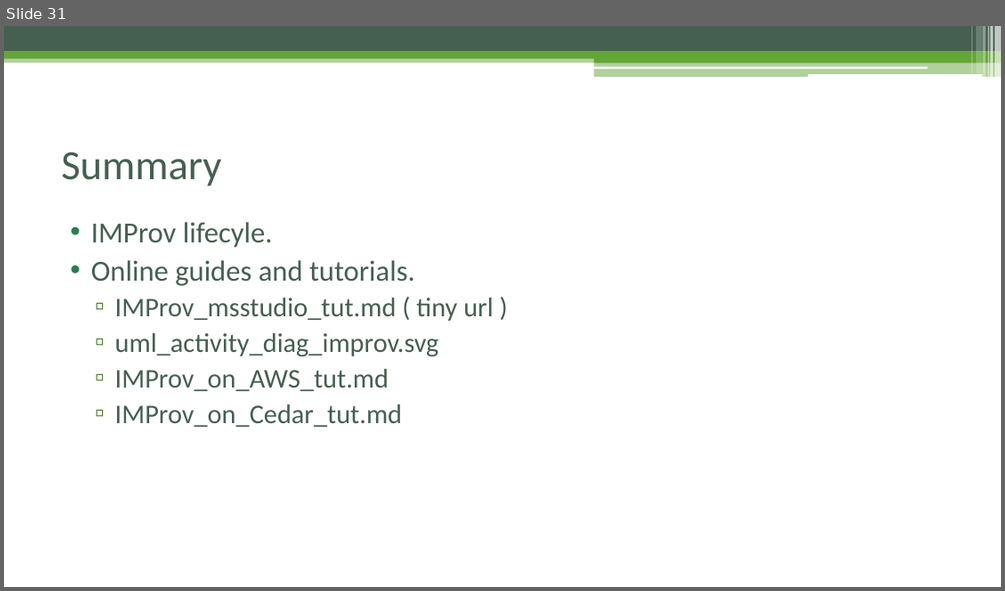
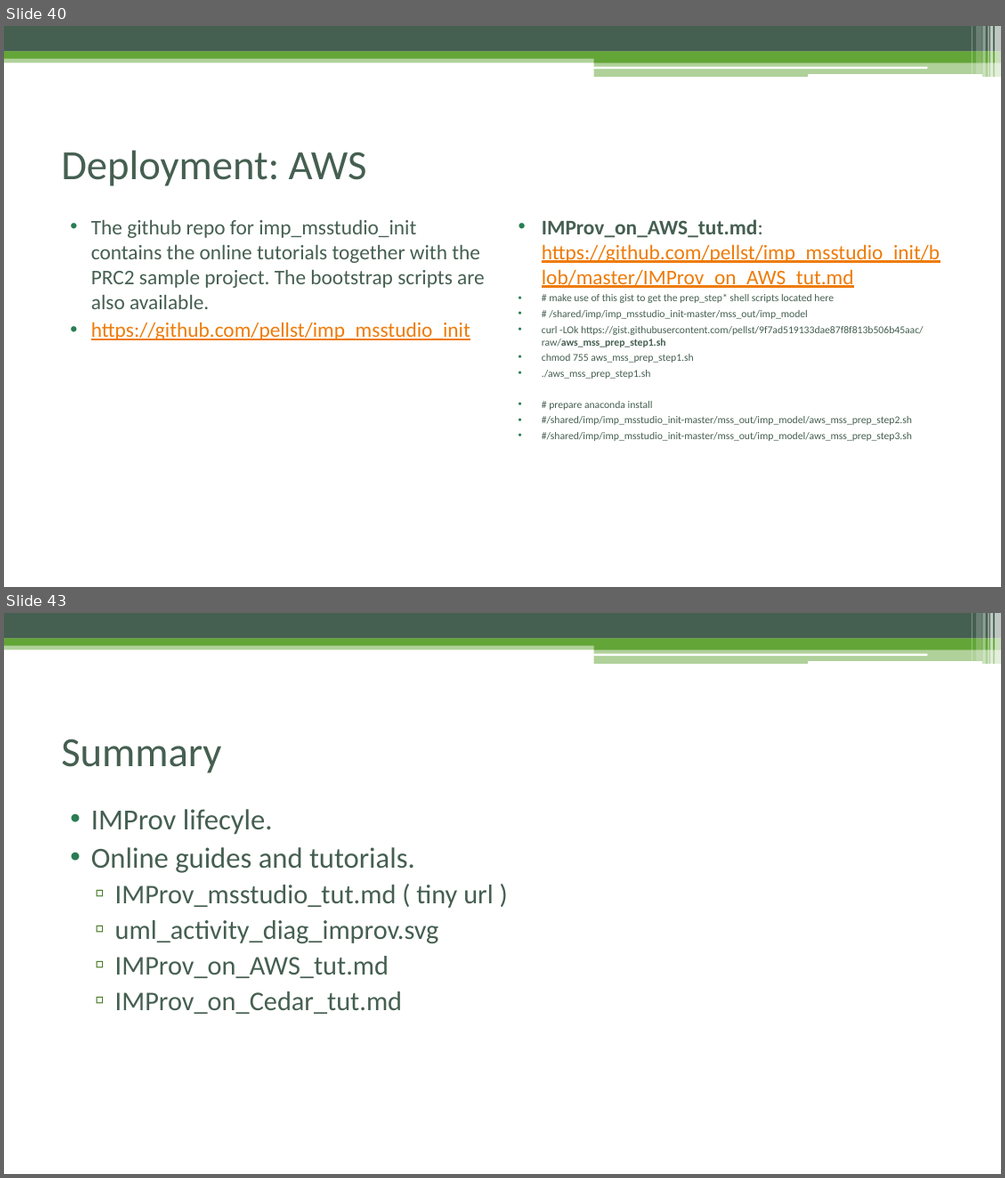
Before and after one commit to pellst/imp_msstudio_init, a slide deck: IMProv_project_prep.pptx. Shown one above the other, each under a label of ours: slide 31 before the commit, slides 40 and 43 after it; the slides between them are not shown. The pictures are 1005x591 and 1005x1178 pixels, drawn with LibreOffice and Linux fonts; fonts in the diff are those of the drawing. Boxes give left, top, right and bottom in pixels: in the first picture for what was removed or moved away, otherwise in the second. Text is boxed around its words. In the diff, an @@ line names an element or a change of style, - is before the commit and + after.

Commit message:
amend IMProv getting started guide

```diff
--- a/IMProv_project_prep.pptx
+++ b/IMProv_project_prep.pptx
@@ slide 40 added at <box>4,26,1001,587</box>, background #FFFFFF; not listed: 13 template elements that a slide beside it also shows @@
@@ title added at <box>61,150,367,186</box>, 40 pt, text #455F51 @@
+Deployment: AWS
@@ text added at <box>91,220,485,340</box>, 20 pt, text #455F51 @@
+• The github repo for imp_msstudio_init contains the online tutorials together with the PRC2 sample project. The bootstrap scripts are also available.
+• https://github.com/pellst/imp_msstudio_init
@@ text added at <box>542,219,939,441</box>, 10 pt, text #455F51 @@
+• IMProv_on_AWS_tut.md: https://github.com/pellst/imp_msstudio_init/blob/master/IMProv_on_AWS_tut.md
+• # make use of this gist to get the prep_step* shell scripts located here
+• # /shared/imp/imp_msstudio_init-master/mss_out/imp_model
+• curl -LOk https://gist.githubusercontent.com/pellst/9f7ad519133dae87f8f813b506b45aac/raw/aws_mss_prep_step1.sh
+• chmod 755 aws_mss_prep_step1.sh
+• ./aws_mss_prep_step1.sh
+• # prepare anaconda install
+• #/shared/imp/imp_msstudio_init-master/mss_out/imp_model/aws_mss_prep_step2.sh
+• #/shared/imp/imp_msstudio_init-master/mss_out/imp_model/aws_mss_prep_step3.sh
@@ what was slide 31 is now slide 43 @@
```
Also in this commit, not shown: 6 slides changed, 14 other slides added, 2 slides removed, 1 other file.
